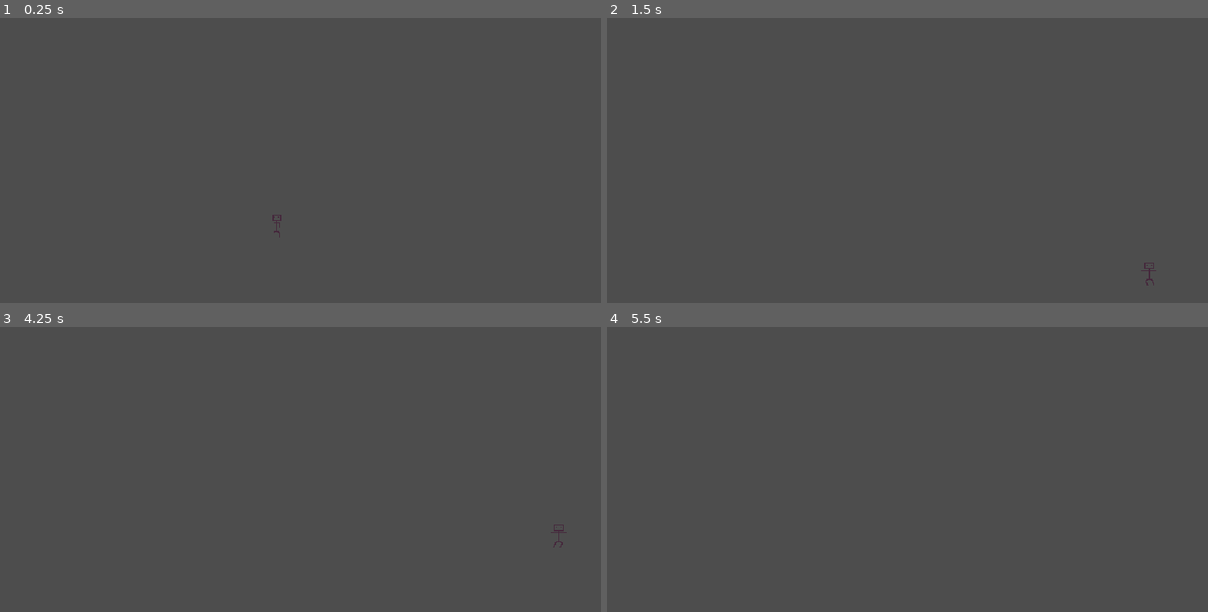
Above: before the commit, frames 1-4 (two rows, left to right).
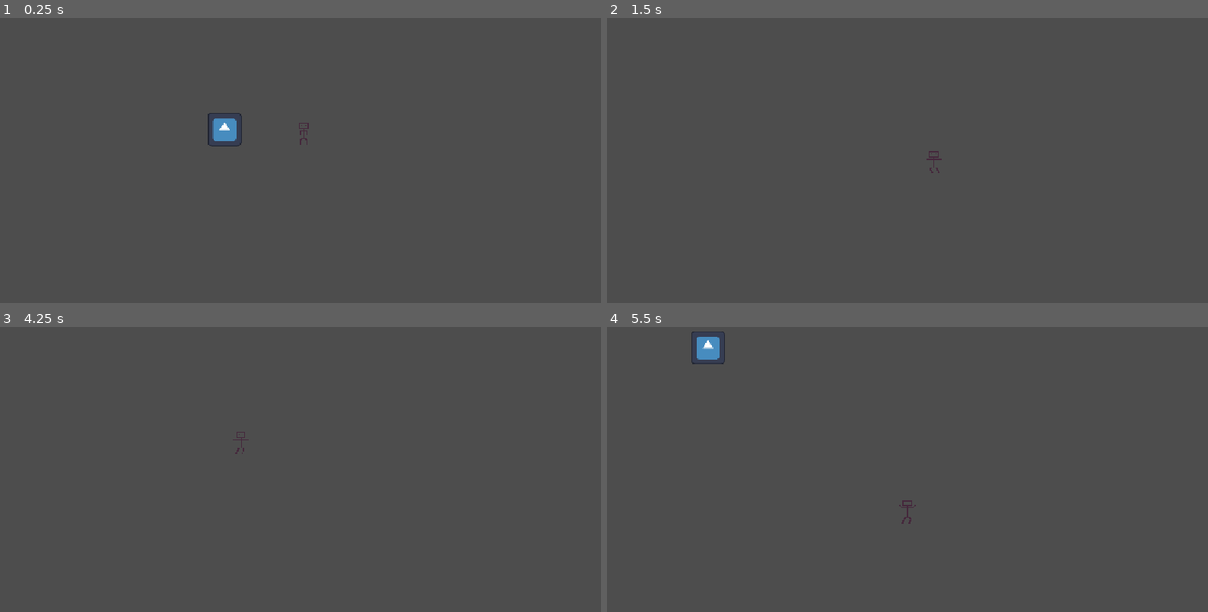
Above: after the commit, the same moments.

Repository: ShlimerAFK/GameJam
Game: Godot game, scene res://scenes/scene_1.tscn
Two runs of this game, one before a commit and one after it. Both use one fixed random seed, a clock stepped at 60 frames per second and the inputs below. The engine's default icon, where the game draws it, is replaced by a stand-in: a white triangle on a blue panel in a dark square.
Inputs:
- Up to frame 1 (0.25 s): no input
- Up to frame 2 (1.5 s): tap Enter at 0.5 s; hold D (right) 0.53-1.28 s; hold Shift (run) 0.53-1.28 s; hold S (down) from 1.28 s (still down); tap Shift (run) at 1.35 s
- Up to frame 3 (4.25 s): tap Space at 2, 3.5 s; release S (down) at 2.03 s; hold D (right) 2.03-2.78 s; hold Shift (run) 2.03-2.78 s; tap Enter at 2.75 s; hold W (up) 2.78-3.53 s; tap Shift (run) at 2.85 s; hold A (left) from 3.53 s (still down); hold Shift (run) from 3.53 s (still down)
- Up to frame 4 (5.5 s): tap Enter at 4.25 s; release Shift (run) at 4.28 s; tap Shift (run) at 4.35 s; release A (left) at 5.03 s; hold S (down) from 5.03 s (still down); hold Shift (run) from 5.03 s (still down)

The runs differ from the first frame. In frame 1, 0.5% of the frame differs, in the area x 34-52%, y 33-78%; in frame 2, less than 0.1%; in frame 3, less than 0.1%; in frame 4, 0.4%.

Commit message:
Camera and fixes

Diff:
--- a/project.godot
+++ b/project.godot
@@ -60,6 +60,7 @@
 [physics]
 
 3d/physics_engine="Jolt Physics"
+2d/default_gravity=0.0
 
 [rendering]
 
--- a/scenes/scene_1.tscn
+++ b/scenes/scene_1.tscn
@@ -1,8 +1,15 @@
 [gd_scene format=3 uid="uid://c2ouubw8cdfl6"]
 
 [ext_resource type="PackedScene" uid="uid://oy67rn0cumj3" path="res://thingies/player.tscn" id="1_ta4h7"]
+[ext_resource type="PackedScene" uid="uid://bmr54w3iy4jx7" path="res://thingies/npc_test.tscn" id="2_ka884"]
+[ext_resource type="PackedScene" uid="uid://cc1x44ypsamki" path="res://thingies/gui.tscn" id="3_cn2eb"]
 
 [node name="Node2D" type="Node2D" unique_id=580393968]
 
 [node name="player" parent="." unique_id=2090668697 instance=ExtResource("1_ta4h7")]
-position = Vector2(525, 499)
+position = Vector2(544, 504)
+
+[node name="Area2D" parent="." unique_id=1712531811 instance=ExtResource("2_ka884")]
+position = Vector2(393, 499)
+
+[node name="GUI" parent="." unique_id=910458424 instance=ExtResource("3_cn2eb")]
--- /dev/null
+++ b/scripts/npc/npc_test.gd
@@ -0,0 +1,5 @@
+extends RigidBody2D
+
+
+func write_stuff():
+	print("AAAAAAAAAAAAAHHHHHHHHHH")
--- a/scripts/idleState.gd
+++ b/scripts/player/idleState.gd
@@ -4,12 +4,6 @@
 
 func enter():
 	animation.play("idle")
-
-func exit():
-	pass
-
-func update(delta: float):
-	pass
 
 func physics_update(delta: float):
 
--- a/scripts/movementState.gd
+++ b/scripts/player/movementState.gd
@@ -5,6 +5,13 @@
 @onready var idle_timer = $"../../IdleTimer"
 
 var speed = 20000
+
+func physics_update(delta: float):
+
+	handle_movement(delta)
+
+	player.move_and_slide()
+
 
 func handle_movement(delta: float):
 	var direction := Input.get_vector("left", "right", "up", "down")
--- /dev/null
+++ b/scripts/player/player.gd
@@ -0,0 +1,13 @@
+extends CharacterBody2D
+
+var interactabe_object: RigidBody2D
+
+func _on_area_2d_area_entered(area: Area2D) -> void:
+	interactabe_object = area.get_parent()
+	print(interactabe_object)
+
+
+func _on_area_2d_area_exited(area: Area2D) -> void:
+	if interactabe_object == area.get_parent():
+		interactabe_object = null
+		print(interactabe_object)
--- a/scripts/runState.gd
+++ b/scripts/player/runState.gd
@@ -7,17 +7,6 @@
 
 	speed = 40000
 
-func exit():
-	pass
-
-func update(delta: float):
-	pass
-
-func physics_update(delta: float):
-
-	handle_movement(delta)
-
-	player.move_and_slide()
 
 func handle_input(event: InputEvent):
 	if event.is_action_released("run") and not player.velocity == Vector2(0,0):
--- a/scripts/walkState.gd
+++ b/scripts/player/walkState.gd
@@ -5,18 +5,6 @@
 func enter():
 	animation.play("walk")
 
-func exit():
-	pass
-
-func update(delta: float):
-	pass
-
-func physics_update(delta: float):
-
-	handle_movement(delta)
-
-	player.move_and_slide()
-
 func handle_input(event: InputEvent):
 	if event.is_action_pressed("run"):
 		state_machine.change_state("RunState")
--- /dev/null
+++ b/thingies/npc_test.tscn
@@ -0,0 +1,37 @@
+[gd_scene format=3 uid="uid://bmr54w3iy4jx7"]
+
+[ext_resource type="Texture2D" uid="uid://barq67eed08is" path="res://icon.svg" id="1_hmw4m"]
+[ext_resource type="Script" uid="uid://c0f8v0x4crel3" path="res://scripts/npc/npc_test.gd" id="1_t6imf"]
+
+[sub_resource type="RectangleShape2D" id="RectangleShape2D_hmw4m"]
+size = Vector2(62, 62)
+
+[sub_resource type="SpriteFrames" id="SpriteFrames_hpciv"]
+animations = [{
+"frames": [{
+"duration": 1.0,
+"texture": ExtResource("1_hmw4m")
+}],
+"loop": 1,
+"name": &"idle",
+"speed": 5.0
+}]
+
+[sub_resource type="CircleShape2D" id="CircleShape2D_snb48"]
+radius = 98.02041
+
+[node name="RigidBody2D" type="RigidBody2D" unique_id=1453047402]
+script = ExtResource("1_t6imf")
+
+[node name="CollisionShape2D" type="CollisionShape2D" parent="." unique_id=344392392]
+shape = SubResource("RectangleShape2D_hmw4m")
+
+[node name="AnimatedSprite2D" type="AnimatedSprite2D" parent="." unique_id=1776900411]
+scale = Vector2(0.5, 0.5)
+sprite_frames = SubResource("SpriteFrames_hpciv")
+animation = &"idle"
+
+[node name="Area2D" type="Area2D" parent="." unique_id=901339833]
+
+[node name="CollisionShape2D" type="CollisionShape2D" parent="Area2D" unique_id=574447027]
+shape = SubResource("CircleShape2D_snb48")
--- a/thingies/player.tscn
+++ b/thingies/player.tscn
@@ -1,11 +1,12 @@
 [gd_scene format=3 uid="uid://oy67rn0cumj3"]
 
-[ext_resource type="Script" uid="uid://c5hjtq0mhk4ue" path="res://scripts/stateMachine.gd" id="1_86rj8"]
+[ext_resource type="Script" uid="uid://dle0csipaihnl" path="res://scripts/player/player.gd" id="1_76jg7"]
+[ext_resource type="Script" uid="uid://c5hjtq0mhk4ue" path="res://scripts/player/stateMachine.gd" id="1_86rj8"]
 [ext_resource type="Texture2D" uid="uid://fwbspwftxnfy" path="res://sprites/player/idle_temp.png" id="1_ybvl4"]
 [ext_resource type="Texture2D" uid="uid://bekyce7ce45i0" path="res://sprites/player/walk_temp.png" id="2_1makr"]
-[ext_resource type="Script" uid="uid://cuij2t2vyqnla" path="res://scripts/idleState.gd" id="2_jeytj"]
-[ext_resource type="Script" uid="uid://dnbl05w8p0q1" path="res://scripts/runState.gd" id="3_ltg3l"]
-[ext_resource type="Script" uid="uid://cxptm6csl73o2" path="res://scripts/walkState.gd" id="4_ybvl4"]
+[ext_resource type="Script" uid="uid://cuij2t2vyqnla" path="res://scripts/player/idleState.gd" id="2_jeytj"]
+[ext_resource type="Script" uid="uid://dnbl05w8p0q1" path="res://scripts/player/runState.gd" id="3_ltg3l"]
+[ext_resource type="Script" uid="uid://cxptm6csl73o2" path="res://scripts/player/walkState.gd" id="4_ybvl4"]
 
 [sub_resource type="AtlasTexture" id="AtlasTexture_ybvl4"]
 atlas = ExtResource("1_ybvl4")
@@ -99,8 +100,12 @@
 radius = 7.5
 height = 28.0
 
+[sub_resource type="CircleShape2D" id="CircleShape2D_76jg7"]
+radius = 18.506756
+
 [node name="CharacterBody2D" type="CharacterBody2D" unique_id=2090668697]
 scale = Vector2(2, 2)
+script = ExtResource("1_76jg7")
 
 [node name="AnimatedSprite2D" type="AnimatedSprite2D" parent="." unique_id=1202618391]
 texture_filter = 1
@@ -128,4 +133,19 @@
 [node name="IdleTimer" type="Timer" parent="." unique_id=1074425924]
 one_shot = true
 
+[node name="Camera2D" type="Camera2D" parent="." unique_id=1978829475]
+limit_left = -1000
+limit_top = -1000
+limit_right = 2000
+limit_bottom = 1000
+position_smoothing_enabled = true
+
+[node name="Area2D" type="Area2D" parent="." unique_id=277373216]
+
+[node name="CollisionShape2D" type="CollisionShape2D" parent="Area2D" unique_id=2071294014]
+position = Vector2(-0.5, 1.5)
+shape = SubResource("CircleShape2D_76jg7")
+
 [connection signal="timeout" from="IdleTimer" to="StateMachine/WalkState" method="_on_idle_timer_timeout"]
+[connection signal="area_entered" from="Area2D" to="." method="_on_area_2d_area_entered"]
+[connection signal="area_exited" from="Area2D" to="." method="_on_area_2d_area_exited"]
Not shown, added: scripts/npc/npc_test.gd.uid
Renamed: scripts/idleState.gd.uid -> scripts/player/idleState.gd.uid
Renamed: scripts/movementState.gd.uid -> scripts/player/movementState.gd.uid
Not shown, added: scripts/player/player.gd.uid
Renamed: scripts/runState.gd.uid -> scripts/player/runState.gd.uid
Renamed: scripts/state.gd -> scripts/player/state.gd
Renamed: scripts/state.gd.uid -> scripts/player/state.gd.uid
Renamed: scripts/stateMachine.gd -> scripts/player/stateMachine.gd
Renamed: scripts/stateMachine.gd.uid -> scripts/player/stateMachine.gd.uid
Renamed: scripts/walkState.gd.uid -> scripts/player/walkState.gd.uid
